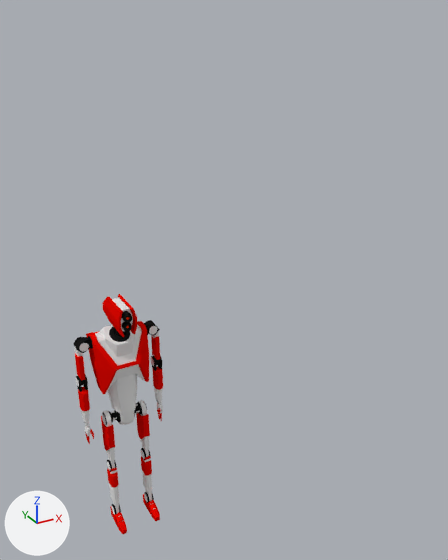
The Blender file Blender Model Source/weak.blend, before and after one commit.
One viewpoint serves both versions: a 50 mm lens placed at (-1.23, -3.75, 3.8), pointed at (1.15, 0.58, 1.64). Lighting does not change. The marker at lower left points along +X, +Y and +Z.
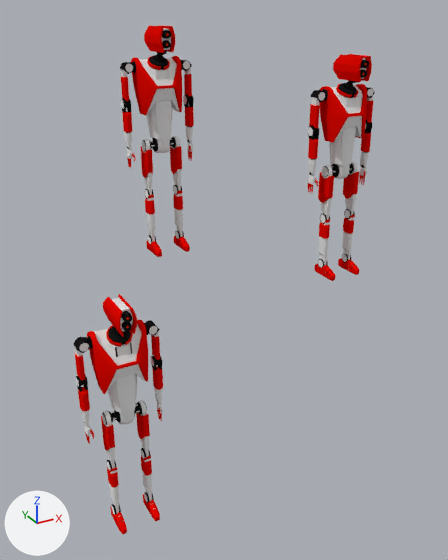
Pixel boxes (x1, y1, x2, y2) of what changed, in the pictures (448 x 560 px):
'Cube.003', added
    after: (308, 54, 375, 281)
    faces in mat_colored_metal (its picture is missing): (308, 54, 373, 281)
    faces in mat_dullmetal (its picture is missing): (308, 58, 373, 265)
    faces in mat_joint2 (black #181818): (308, 60, 375, 268)
    faces in mat_segments (its picture is missing): (329, 127, 356, 165)
    faces in mat_joint (its picture is missing): (308, 88, 373, 267)
'Cube.004', added
    after: (120, 25, 194, 257)
    faces in mat_colored_metal (its picture is missing): (121, 25, 194, 257)
    faces in mat_dullmetal (its picture is missing): (121, 28, 193, 242)
    faces in mat_joint2 (black #181818): (120, 30, 194, 243)
    faces in mat_segments (its picture is missing): (147, 100, 173, 139)
    faces in mat_joint (its picture is missing): (121, 61, 192, 244)
part 1 of me_cube, cut back
    before: (80, 294, 156, 473)
    after: (84, 294, 156, 472)

The change, as a diff of the scene's bpy script:
```diff
--- a/Blender Model Source/weak.blend.py
+++ b/Blender Model Source/weak.blend.py
@@ me_cube @@
 # used by ob_cube; location = (0.0, 0.0, 0.0)
-me_cube.from_pydata(...)  # 4827 vertices, 3838 faces; spans x 0.0..0.32, y -0.18..0.24, z 0.0..1.95
+me_cube.from_pydata(...)  # 3316 vertices, 2742 faces, 4 loose edges; spans x 0.0..0.32, y -0.18..0.24, z 0.0..1.94
+# me_cube part 1: 212 vertices moved within x 0.0..0.32, y -0.18..0.15, z 0.51..1.91; 1837 vertices removed from x 0.0..0.32, y -0.18..0.23, z 0.5..1.95; 460 vertices added at x 0.0..0.3, y -0.17..0.24, z 0.52..1.94
 me_cube.materials.append(mat_dullmetal)
@@ me_cube_005 @@
+me_cube_005.from_pydata(...)  # 5001 vertices, 4003 faces; spans x 0.0..0.32, y -0.18..0.24, z 0.0..1.95
+me_cube_005.polygons.foreach_set('use_smooth', [True] * 4003)
+# faces by material slot: [393, 85, 791, 352, 20, 2360, 2]
+me_cube_005.materials.append(mat_dullmetal)  # its picture is missing
+me_cube_005.materials.append(mat_segments)  # its picture is missing
+me_cube_005.materials.append(mat_colored_metal)  # its picture is missing
+me_cube_005.materials.append(mat_flex)  # its picture is missing
+me_cube_005.materials.append(mat_joint)  # its picture is missing
+me_cube_005.materials.append(mat_joint2)  # black #181818
+me_cube_005.materials.append(mat_light)  # red #ff2d00
@@ me_cube_006 @@
+me_cube_006.from_pydata(...)  # 5230 vertices, 4228 faces; spans x 0.0..0.32, y -0.18..0.24, z 0.0..1.95
+me_cube_006.polygons.foreach_set('use_smooth', [True] * 4228)
+# faces by material slot: [397, 85, 1012, 352, 20, 2360, 2]
+me_cube_006.materials.append(mat_dullmetal)  # its picture is missing
+me_cube_006.materials.append(mat_segments)  # its picture is missing
+me_cube_006.materials.append(mat_colored_metal)  # its picture is missing
+me_cube_006.materials.append(mat_flex)  # its picture is missing
+me_cube_006.materials.append(mat_joint)  # its picture is missing
+me_cube_006.materials.append(mat_joint2)  # black #181818
+me_cube_006.materials.append(mat_light)  # red #ff2d00
@@ ob_cube_003 @@
+ob_cube_003 = bpy.data.objects.new('Cube.003', me_cube_005)
+ob_cube_003.location = (2.316, 0.499, 1.498)
+_m = ob_cube_003.modifiers.new('Mirror', 'MIRROR')
+_m = ob_cube_003.modifiers.new('EdgeSplit', 'EDGE_SPLIT')
@@ ob_cube_004 @@
+ob_cube_004 = bpy.data.objects.new('Cube.004', me_cube_006)
+ob_cube_004.location = (0.938, 1.292, 1.718)
+_m = ob_cube_004.modifiers.new('Mirror', 'MIRROR')
+_m = ob_cube_004.modifiers.new('EdgeSplit', 'EDGE_SPLIT')
+_m.split_angle = 0.873
```
